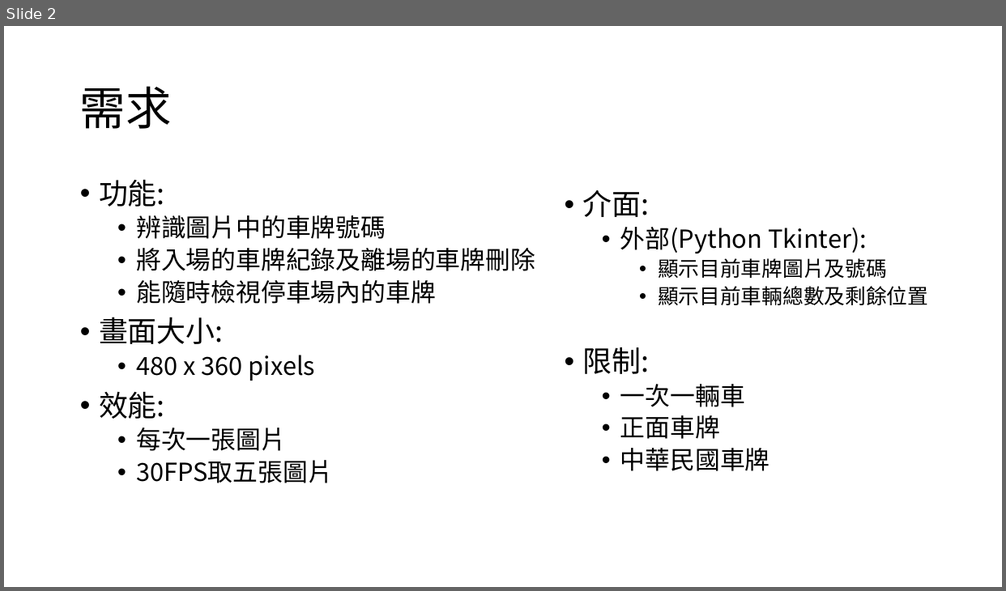
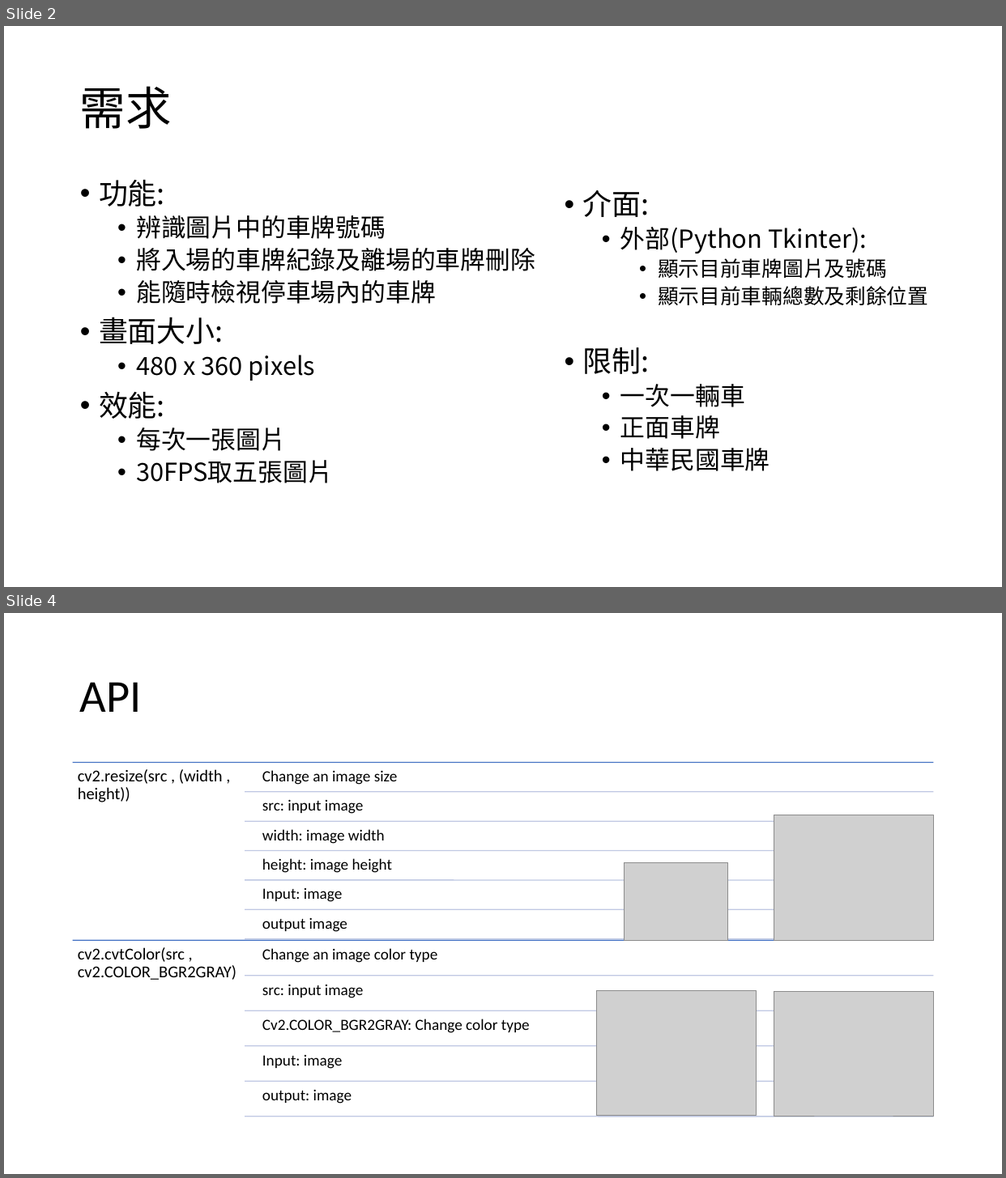
Before and after one commit to Koukya/Embedded-Image-Processing, a slide deck: 車牌辨識.pptx. Shown one above the other, each under a label of ours: slide 2 before the commit, slides 2 and 4 after it; the slides between them are not shown. The pictures are 1006x591 and 1006x1178 pixels, drawn with LibreOffice and Linux fonts; fonts in the diff are those of the drawing; grey boxes stand for pictures. Boxes give left, top, right and bottom in pixels: in the first picture for what was removed or moved away, otherwise in the second. Text is boxed around its words. In the diff, an @@ line names an element or a change of style, - is before the commit and + after.

```diff
--- a/車牌辨識.pptx
+++ b/車牌辨識.pptx
@@ slide 4 added at [4,613,1002,1174], background #FFFFFF @@
@@ title added at [80,682,142,712], 44 pt, text #000000 @@
+API
@@ picture added at [774,815,933,941] @@
@@ picture added at [624,862,729,940] @@
@@ picture added at [596,991,756,1116] @@
@@ picture added at [774,991,933,1116] @@
@@ group added at [73,763,934,1117]: 13 lines, 13 texts @@
+cv2.resize(src , (width , height))
+Change an image size
+src: input image
+width: image width
+height: image height
+Input: image
+output image
+cv2.cvtColor(src , cv2.COLOR_BGR2GRAY)
+Change an image color type
+src: input image
+Cv2.COLOR_BGR2GRAY: Change color type
+Input: image
+output: image
```
Also in this commit, not shown: 1 slide changed, 1 other slide added, 7 other files.
